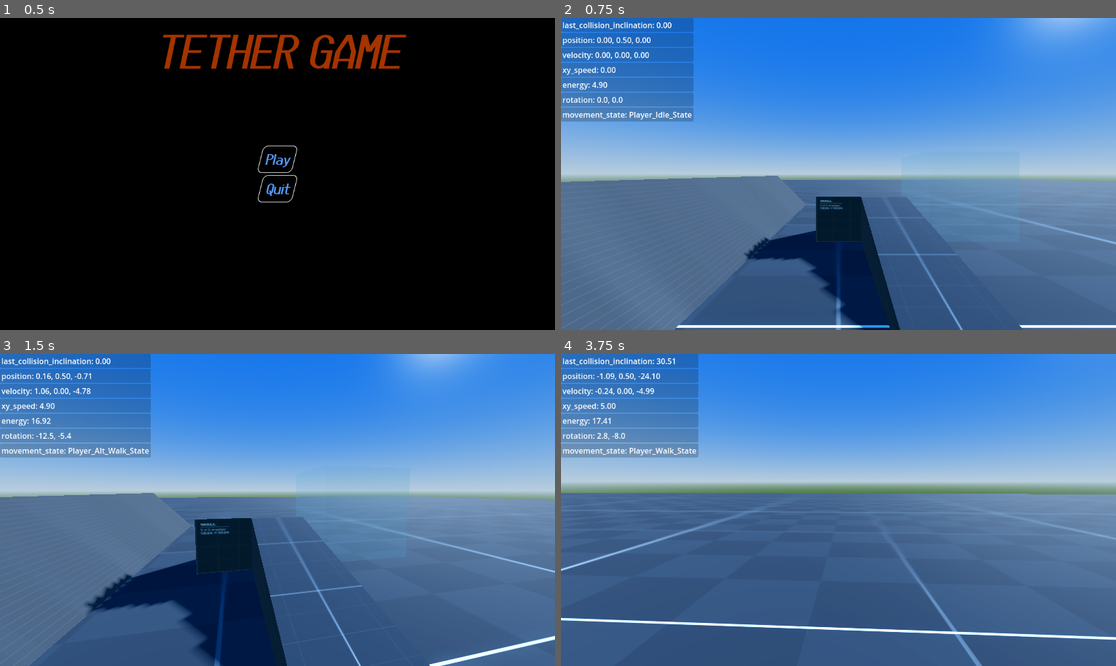
Above: before the commit, frames 1-4 (two rows, left to right).
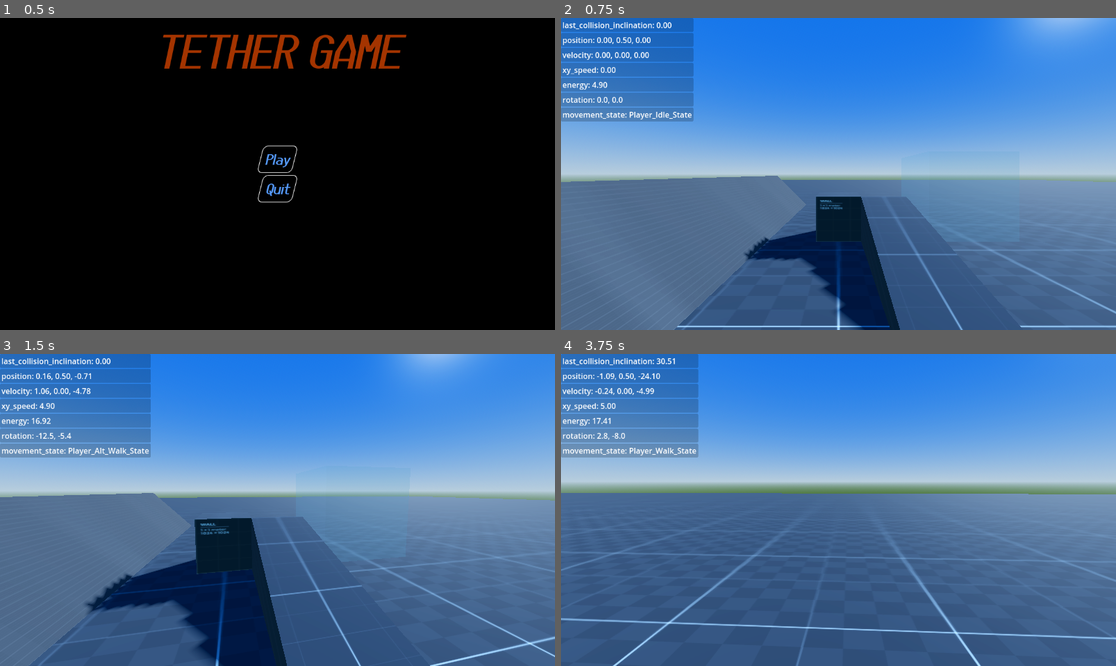
Above: after the commit, the same moments.

Repository: Kestrel280/tethergame
Game: Godot game, scene res://main.tscn
Two runs of this game, one before a commit and one after it. Both use one fixed random seed, a clock stepped at 60 frames per second and the inputs below.
Inputs (mouse positions are in pixels of both pictures, inside the frame that each line leads up to):
- Up to frame 1 (0.5 s): no input
- Up to frame 2 (0.75 s): click "Play" at 0.5 s
- Up to frame 3 (1.5 s): tap Enter at 1.25 s; move the mouse to (305, 510) at 1.27 s; hold W (move_forward) from 1.28 s (still down); tap 2 at 1.35 s
- Up to frame 4 (3.75 s): keep holding W (move_forward); tap Space (jump) at 1.52, 2.27 s; tap 1 at 1.55, 2.1, 3.05, 3.6 s; move the mouse to (810, 510) at 2.02 s; tap 2 at 2.3, 2.85 s; move the mouse to (849, 503) at 2.77 s; move the mouse to (832, 516) at 3.52 s

Frame 1 is identical in both runs. In frame 2, 0.9% of the frame differs, in the area x 20-100%, y 64-100%; in frame 3, 1.0%; in frame 4, 2.0%, in the area x 0-100%, y 50-100%.

Commit message:
Cleanup level loading & misc

Diff:
--- a/classes/controllers/camera_controller_base.gd
+++ b/classes/controllers/camera_controller_base.gd
@@ -5,7 +5,7 @@
 var rot : Vector2 = Vector2.ZERO;
 
 
-# Users of the component must set these!
+# Users of the component must set these! (using start())
 var body : Node3D;
 var head : Node3D;
 var camera : Camera3D;
--- a/classes/level/level.gd
+++ b/classes/level/level.gd
@@ -2,19 +2,15 @@
 extends Node
 
 
-func spawn_player() -> void:
-	pass;
+# Don't override these
+func _ready() -> void:
+	Input.set_mouse_mode(Input.MOUSE_MODE_CAPTURED);
 
 
-# If levels need setup, or want to do a cutscene, this is where they should do it
-func do_intro() -> void:
-	pass
+# Override these
+func spawn_player(player : Player) -> void:
+	add_child(player);
 
 
-# Levels should not override _ready()
-func _ready() -> void:
-	do_intro();
-
-
-func _process(delta: float) -> void:
-	pass
+func do_intro() -> void:
+	pass;
--- a/classes/player/controllers/input_controller_kbm.gd
+++ b/classes/player/controllers/input_controller_kbm.gd
@@ -18,7 +18,3 @@
 
 func is_trying_jump() -> bool:
 	return Input.is_action_pressed("jump");
-
-
-func _init() -> void:
-	Input.set_mouse_mode(Input.MOUSE_MODE_CAPTURED);
--- a/classes/player/player.gd
+++ b/classes/player/player.gd
@@ -13,6 +13,10 @@
 @export_range(10, 500.0) var air_accel = 150.0; # How aggressively to apply air_speed_cap
 
 
+static func construct() -> Player:
+	return preload("Player.tscn").instantiate();
+
+
 func _input(event) -> void:
 	$Input_Controller.handle_input(event);
 	if event is InputEventKey:
@@ -20,7 +24,7 @@
 			var test = Movement_Controller_Player.construct();
 			test.start(self);
 			swap_controller(test);
-		if event.pressed and event.keycode == KEY_2:
+		elif event.pressed and event.keycode == KEY_2:
 			var test = Movement_Controller_Player_Alt.construct();
 			test.start(self);
 			swap_controller(test);
--- a/classes/state/state_machine.gd
+++ b/classes/state/state_machine.gd
@@ -21,12 +21,14 @@
 	current_state.physics_update(dt);
 
 
-func transition(new_state_name : StringName) -> void:
+func transition(new_state_name : StringName) -> bool:
 	var new_state = states.get(new_state_name);
 	if !new_state:
 		print("State machine cannot transition from '%s' to '%s': no such state found" % [current_state.state_name, new_state_name]);
-		return;
+		return false;
 	if new_state != current_state:
 		current_state.exit();
 		new_state.enter();
 		current_state = new_state;
+		return true;
+	return false;
--- a/main.gd
+++ b/main.gd
@@ -1,4 +1,7 @@
 extends Node
+
+
+@export var player : GDScript;
 
 
 func _unhandled_input(event) -> void:
@@ -12,11 +15,13 @@
 	MessageBus.change_level_requested.connect(change_level);
 	MessageBus.quit_requested.connect(close_game);
 	MessageBus.quit_to_menu_requested.connect(func(): change_level("main_menu"));
+	change_level("main_menu");
 
 
 func change_level(level_name : String):
 	# Wipe the current level
 	for child in $Level_Container.get_children(): child.queue_free();
+	Globals.debug_panel.remove_all_properties();
 
 	# Load the new level
 	var level_path : String = "res://maps/%s/%s.tscn" % [level_name, level_name];
@@ -24,11 +29,8 @@
 	if !level_scn: assert(false, "No level named %s" % level_name);
 	var level : Level = level_scn.instantiate();
 	$Level_Container.add_child(level);
-
-	# Wait for level to finish intro
-	await level.ready;
-
-	# TODO: Spawn player
+	level.do_intro();
+	level.spawn_player(player.construct());
 
 
 func close_game():
--- a/main.tscn
+++ b/main.tscn
@@ -1,14 +1,13 @@
 [gd_scene load_steps=4 format=3 uid="uid://b2qka215r7qmw"]
 
 [ext_resource type="Script" uid="uid://pm4m2rgx1dxu" path="res://main.gd" id="1_0xm2m"]
-[ext_resource type="PackedScene" uid="uid://bafvmi2dg38db" path="res://maps/main_menu/Main_Menu.tscn" id="1_ig7tw"]
+[ext_resource type="Script" uid="uid://bxc7aus4hrchs" path="res://classes/player/player.gd" id="2_1bvp3"]
 [ext_resource type="PackedScene" uid="uid://dvgiw3vbs5yok" path="res://ui/debug_panel/debug_panel.tscn" id="3_h2yge"]
 
 [node name="Main" type="Node"]
 script = ExtResource("1_0xm2m")
+player = ExtResource("2_1bvp3")
 
 [node name="Level_Container" type="Node" parent="."]
 
-[node name="Main_Menu" parent="Level_Container" instance=ExtResource("1_ig7tw")]
-
 [node name="Debug_Panel" parent="." instance=ExtResource("3_h2yge")]
--- a/maps/main_menu/main_menu.gd
+++ b/maps/main_menu/main_menu.gd
@@ -1,4 +1,12 @@
 extends Level
+
+
+func do_intro():
+	Input.set_mouse_mode(Input.MOUSE_MODE_VISIBLE);
+
+
+func spawn_player(player : Player):
+	player.queue_free();
 
 
 func _on_play_pressed() -> void:
--- a/maps/test_level_1/test_level_1.tscn
+++ b/maps/test_level_1/test_level_1.tscn
@@ -1,10 +1,10 @@
 [gd_scene load_steps=25 format=3 uid="uid://c7evt6848gmsp"]
 
 [ext_resource type="Script" uid="uid://bn50xtepv757k" path="res://classes/level/level.gd" id="1_otnkw"]
-[ext_resource type="Texture2D" uid="uid://mevtc730a8eg" path="res://textures/kenney_prototype_checker2.png" id="2_7v2bt"]
-[ext_resource type="Texture2D" uid="uid://c3f44qt1ylrdw" path="res://textures/kenney_prototype_wall.png" id="3_f4oj7"]
-[ext_resource type="Texture2D" uid="uid://bur5pqkbdc4qx" path="res://textures/kenney_prototype_multigrid.png" id="4_4vsd1"]
-[ext_resource type="PackedScene" uid="uid://cmu3p2dw8cim5" path="res://classes/player/Player.tscn" id="5_7v2bt"]
+[ext_resource type="Texture2D" uid="uid://mevtc730a8eg" path="res://assets/textures/kenney_prototype_checker2.png" id="2_7v2bt"]
+[ext_resource type="Texture2D" uid="uid://dvywqmcpt1odj" path="res://assets/textures/cap.png" id="3_4vsd1"]
+[ext_resource type="Texture2D" uid="uid://c3f44qt1ylrdw" path="res://assets/textures/kenney_prototype_wall.png" id="3_f4oj7"]
+[ext_resource type="Texture2D" uid="uid://bur5pqkbdc4qx" path="res://assets/textures/kenney_prototype_multigrid.png" id="4_4vsd1"]
 [ext_resource type="PackedScene" uid="uid://bu5oy1qgfmusx" path="res://classes/level/teleporter/teleporter.tscn" id="6_f4oj7"]
 
 [sub_resource type="ProceduralSkyMaterial" id="ProceduralSkyMaterial_q7ijp"]
@@ -27,7 +27,20 @@
 
 [sub_resource type="StandardMaterial3D" id="StandardMaterial3D_vnwcu"]
 albedo_texture = ExtResource("2_7v2bt")
-uv1_scale = Vector3(25, 25, 25)
+roughness_texture_channel = 4
+emission = Color(1, 1, 1, 1)
+emission_energy_multiplier = 0.0
+emission_operator = 1
+emission_texture = ExtResource("3_4vsd1")
+normal_scale = 0.15
+normal_texture = ExtResource("3_4vsd1")
+rim = 0.0
+clearcoat_roughness = 0.95
+clearcoat_texture = ExtResource("3_4vsd1")
+anisotropy = 1.0
+heightmap_scale = -16.0
+heightmap_texture = ExtResource("3_4vsd1")
+uv1_scale = Vector3(100, 100, 100)
 
 [sub_resource type="BoxMesh" id="BoxMesh_3st6x"]
 material = SubResource("StandardMaterial3D_vnwcu")
@@ -123,8 +136,6 @@
 mesh = SubResource("BoxMesh_kabis")
 skeleton = NodePath("../CollisionShape3D")
 
-[node name="Player" parent="." instance=ExtResource("5_7v2bt")]
-
 [node name="Teleporter" parent="." node_paths=PackedStringArray("destination") instance=ExtResource("6_f4oj7")]
 transform = Transform3D(1, 0, 0, 0, 1, 0, 0, 0, 1, 3, 0.5, -5.5)
 destination = NodePath("../Teleporter_Exit")
--- a/project.godot
+++ b/project.godot
@@ -23,6 +23,7 @@
 
 folder_colors={
 "res://assets/": "red",
+"res://assets/textures/": "blue",
 "res://autoload/": "orange",
 "res://classes/": "yellow",
 "res://classes/controllers/": "red",
@@ -32,7 +33,6 @@
 "res://classes/state/": "green",
 "res://docs/": "green",
 "res://maps/": "teal",
-"res://textures/": "blue",
 "res://ui/": "purple"
 }
 
--- a/ui/debug_panel/debug_panel.gd
+++ b/ui/debug_panel/debug_panel.gd
@@ -13,3 +13,16 @@
 		label.name = key;
 		$Labels.add_child(label);
 	label.text = "%s: %s" % [key, val];
+
+
+func delete_property(key : String):
+	var label : Label = $Labels.get_node(key);
+	if label:
+		label.queue_free();
+		remove_child(label);
+
+
+func remove_all_properties():
+	for child in $Labels.get_children():
+		child.queue_free();
+		remove_child(child);
Binary file added: assets/textures/cap.png
Not shown, added: assets/textures/cap.png.import
Renamed: textures/kenney_prototype_checker1.png -> assets/textures/kenney_prototype_checker1.png
Not shown, changed: assets/textures/kenney_prototype_checker1.png.import
Renamed: textures/kenney_prototype_checker2.png -> assets/textures/kenney_prototype_checker2.png
Not shown, changed: assets/textures/kenney_prototype_checker2.png.import
Renamed: textures/kenney_prototype_crosses.png -> assets/textures/kenney_prototype_crosses.png
Not shown, changed: assets/textures/kenney_prototype_crosses.png.import
Renamed: textures/kenney_prototype_multigrid.png -> assets/textures/kenney_prototype_multigrid.png
Not shown, changed: assets/textures/kenney_prototype_multigrid.png.import
Renamed: textures/kenney_prototype_staircase.png -> assets/textures/kenney_prototype_staircase.png
Not shown, changed: assets/textures/kenney_prototype_staircase.png.import
(and 2 more such lines)
